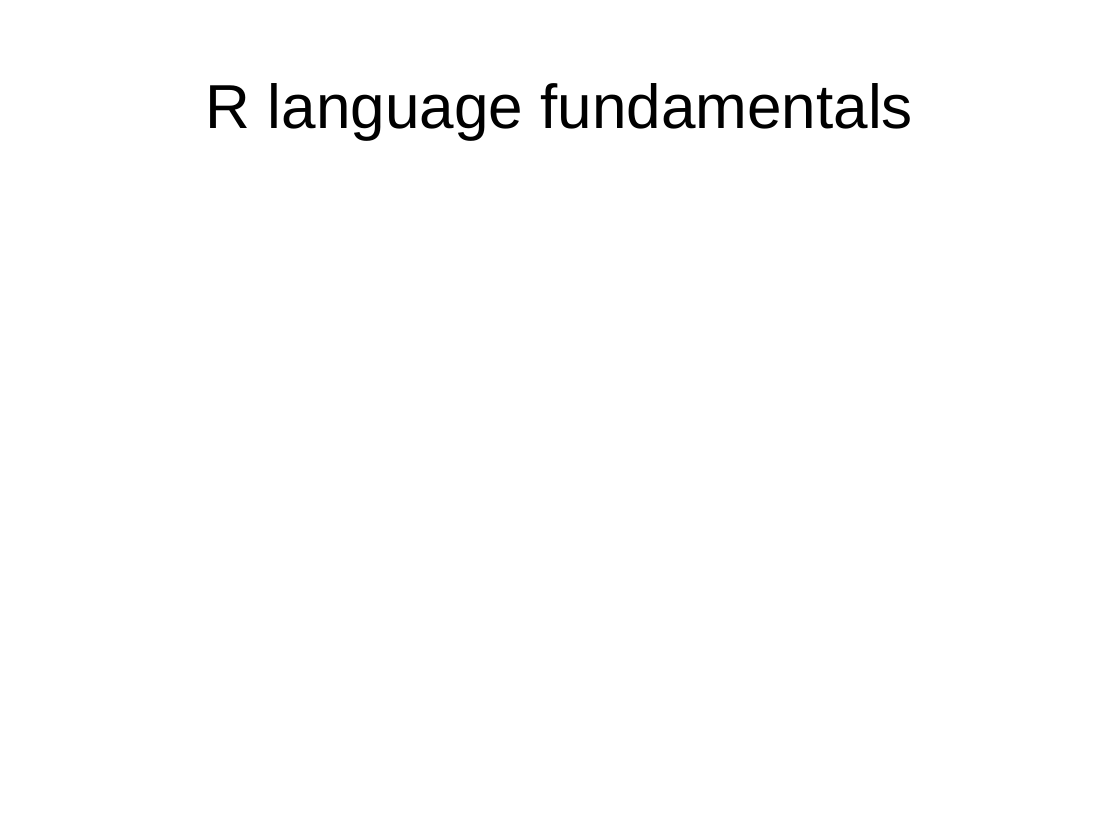
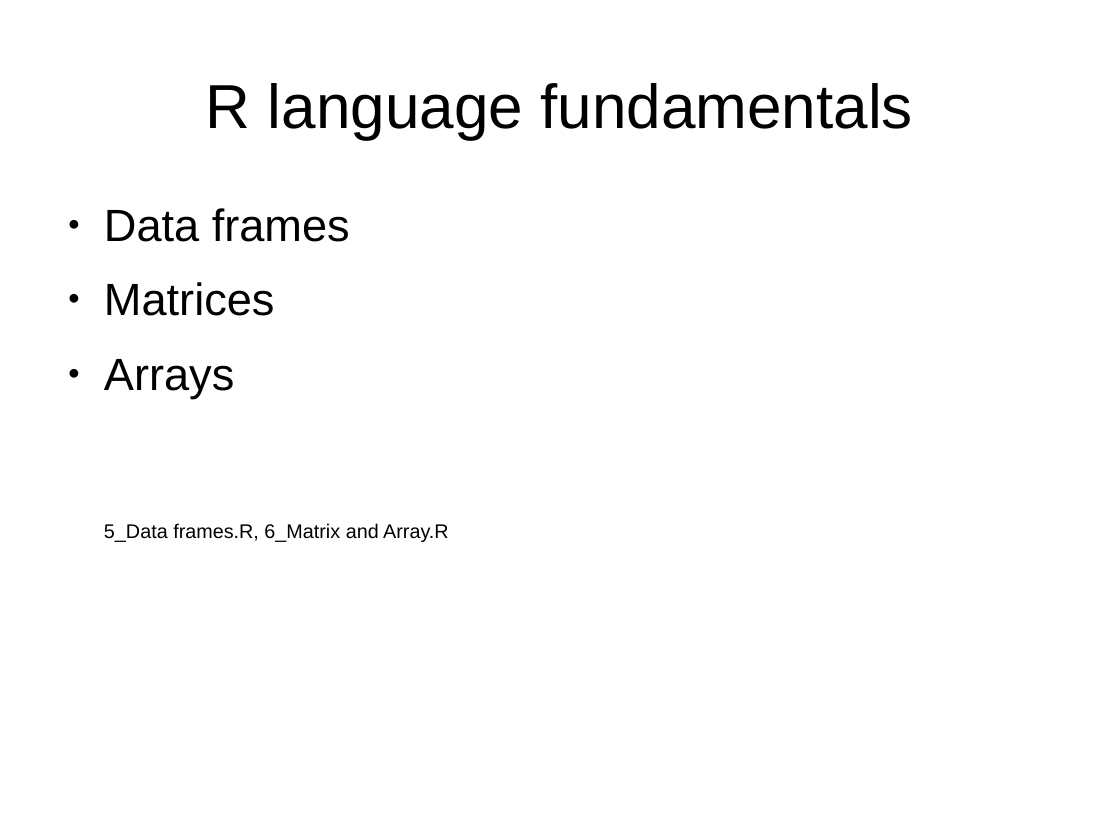
Before and after one commit to Johnny-Blue/R, a slide deck: slide 21 of R.odp. Drawn at 1120x840 pixels with LibreOffice and Linux fonts; fonts in the diff are those of the drawing. Boxes give left, top, right and bottom in pixels: in the first picture for what was removed or moved away, otherwise in the second. Text is boxed around its words. In the diff, an @@ line names an element or a change of style, - is before the commit and + after.

```diff
--- a/R.odp
+++ b/R.odp
@@ text added at box(104, 208, 449, 542), 14 pt, text #000000 @@
+● Data frames
+● Matrices
+● Arrays
+5_Data frames.R, 6_Matrix and Array.R
```
Also in this commit, not shown: 3 other slides changed, 5 slides added, 8 other files.
